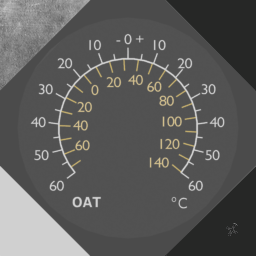
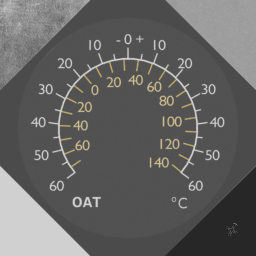
Before/after of a 256x256 layered artwork. What changed in the layer stack:
added layer "Clipboard #1" above "oat.png copy" over [165, 0, 256, 91]
